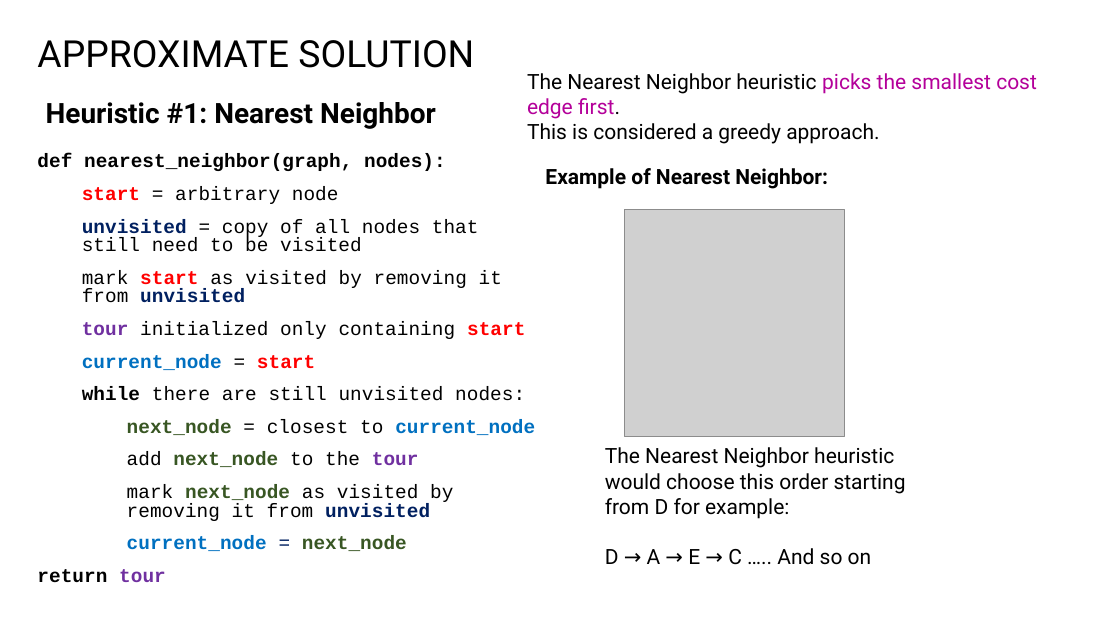
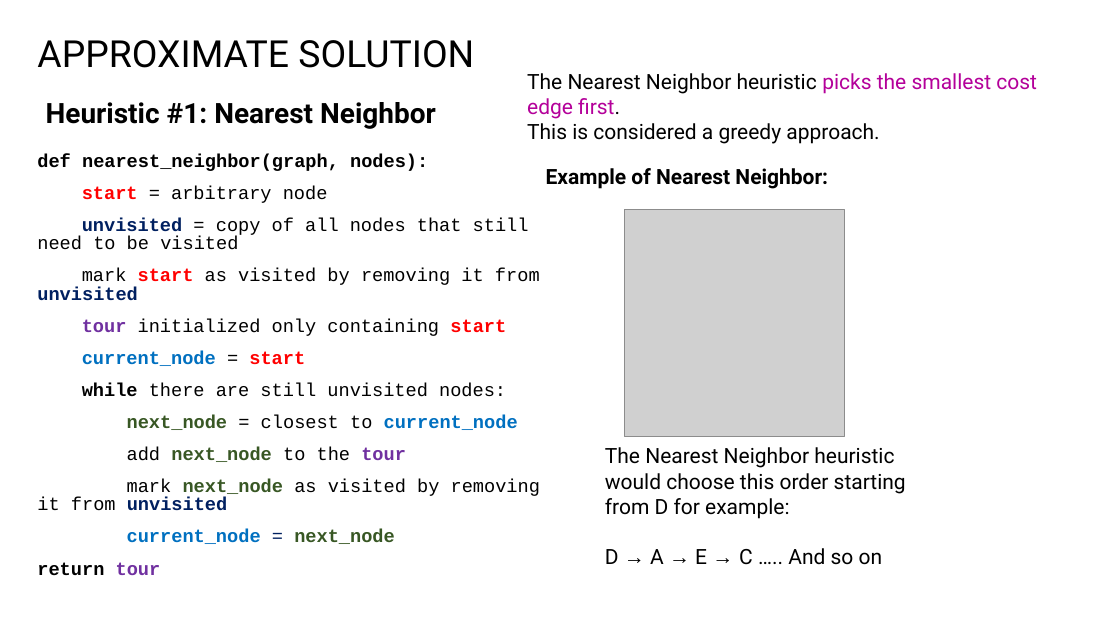
Before and after one commit to PictureOfGray/CS412-Team-NAME, a slide deck: slide 11 of presentations/problem_presentation.pptx. Drawn at 1120x630 pixels with LibreOffice and Linux fonts; fonts in the diff are those of the drawing; grey boxes stand for pictures; background and template pictures are left out. Boxes give left, top, right and bottom in pixels: in the first picture for what was removed or moved away, otherwise in the second. Text is boxed around its words. In the diff, an @@ line names an element or a change of style, - is before the commit and + after.

```diff
--- a/presentations/problem_presentation.pptx
+++ b/presentations/problem_presentation.pptx
@@ text "def nearest_neighbor(graph, nodes):" at [37, 154, 540, 575]: size 16.6 to 16 pt; text colour #385723 to #385724 in "next_node", "next_node", "next_node", "next_node"; line spacing 0.8 to 0.81; indent changed @@
@@ text at [605, 548, 883, 565]: font Roboto to Arial in "→ → →" @@
```
Also in this commit, not shown: 14 other slides changed.
